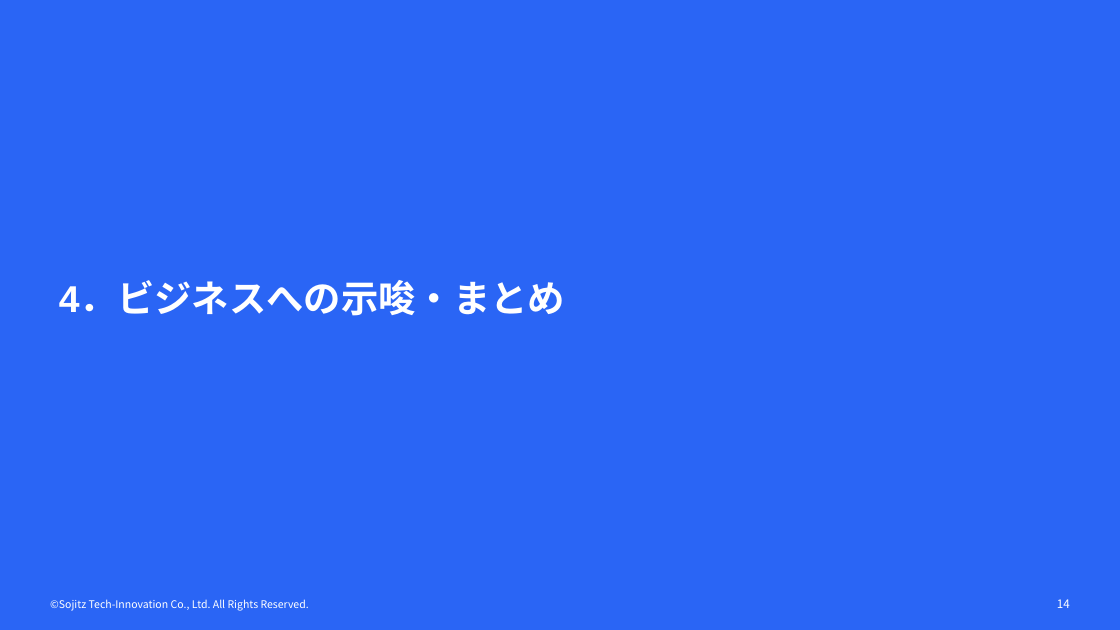
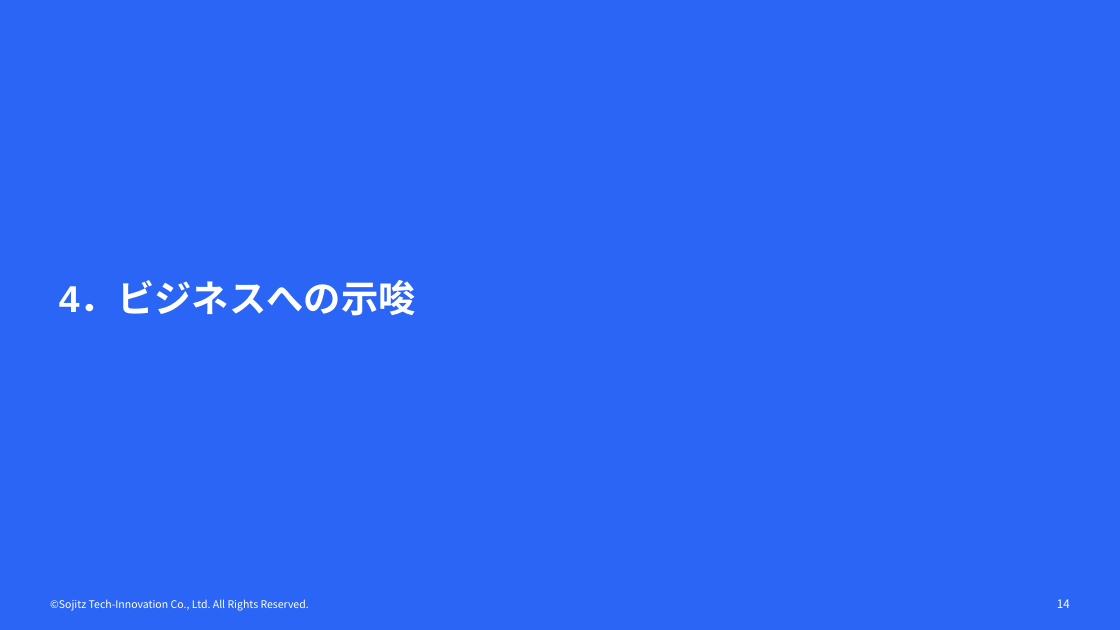
Before and after one commit to yktashiro2/aap, a slide deck: slide 14 of docs/フィジカルAI勉強会.pptx. Drawn at 1120x630 pixels with LibreOffice and Linux fonts; fonts in the diff are those of the drawing; background and template pictures are left out. Boxes give left, top, right and bottom in pixels: in the first picture for what was removed or moved away, otherwise in the second. Text is boxed around its words. In the diff, an @@ line names an element or a change of style, - is before the commit and + after.

```diff
--- a/docs/フィジカルAI勉強会.pptx
+++ b/docs/フィジカルAI勉強会.pptx
@@ title at [59,283,416,316]: text changed @@
-4．ビジネスへの示唆・まとめ
+4．ビジネスへの示唆
```
Also in this commit, not shown: 3 other slides changed, 4 slides added.
